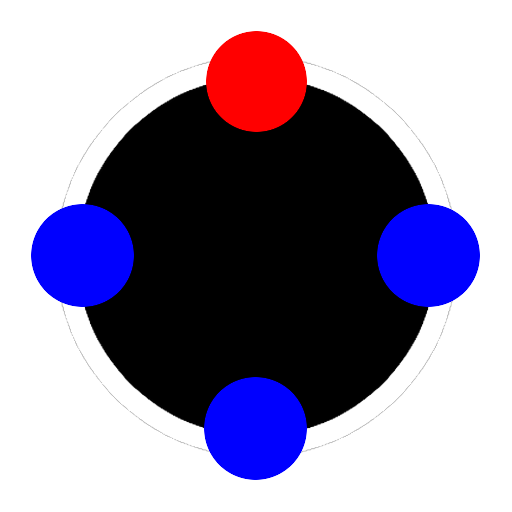
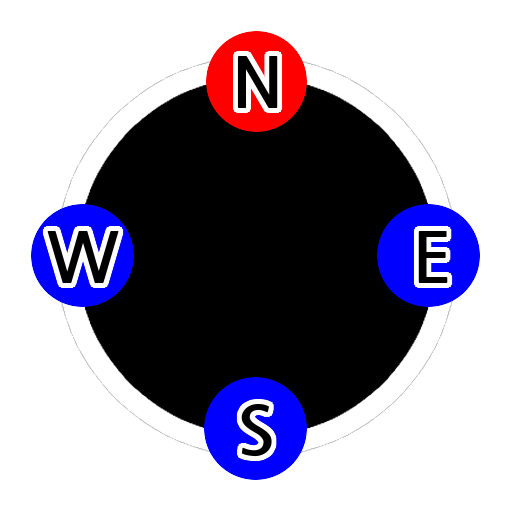
Two versions of the same layered image (512 x 512). Layer-by-layer changes:
added layer "S" above "Layer #8" over (x1=241, y1=404, x2=272, y2=457)
added layer "Layer #8" above "W" over (x1=236, y1=399, x2=277, y2=461)
added layer "W" above "Layer #2" over (x1=47, y1=231, x2=119, y2=283)
added layer "Layer #2" above "E" over (x1=42, y1=226, x2=124, y2=288)
added layer "E" above "Layer #5" over (x1=418, y1=231, x2=448, y2=283)
added layer "Layer #5" above "N" over (x1=413, y1=226, x2=453, y2=288)
added layer "N" above "Layer" over (x1=237, y1=56, x2=278, y2=108)
added layer "Layer" above "Layer #7" over (x1=233, y1=51, x2=283, y2=113)
